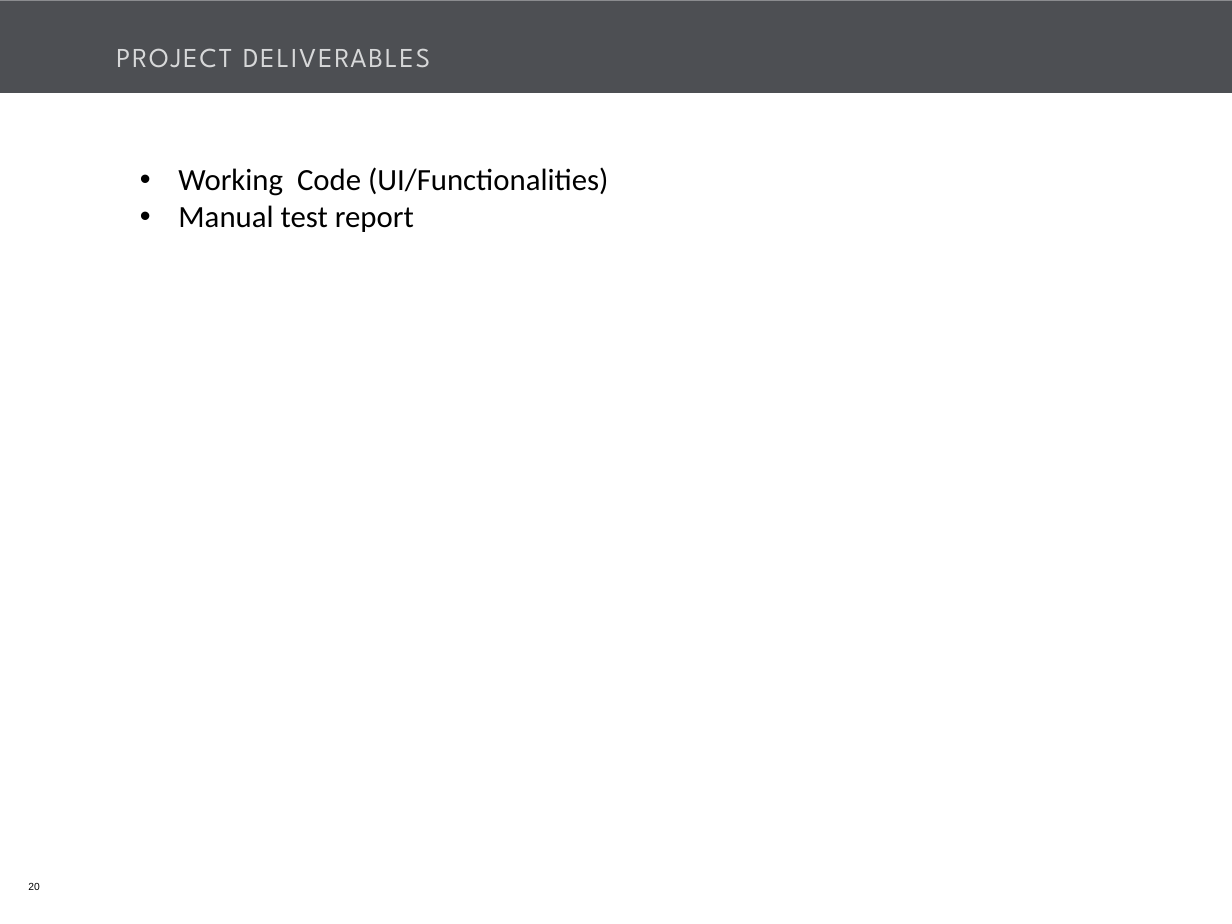
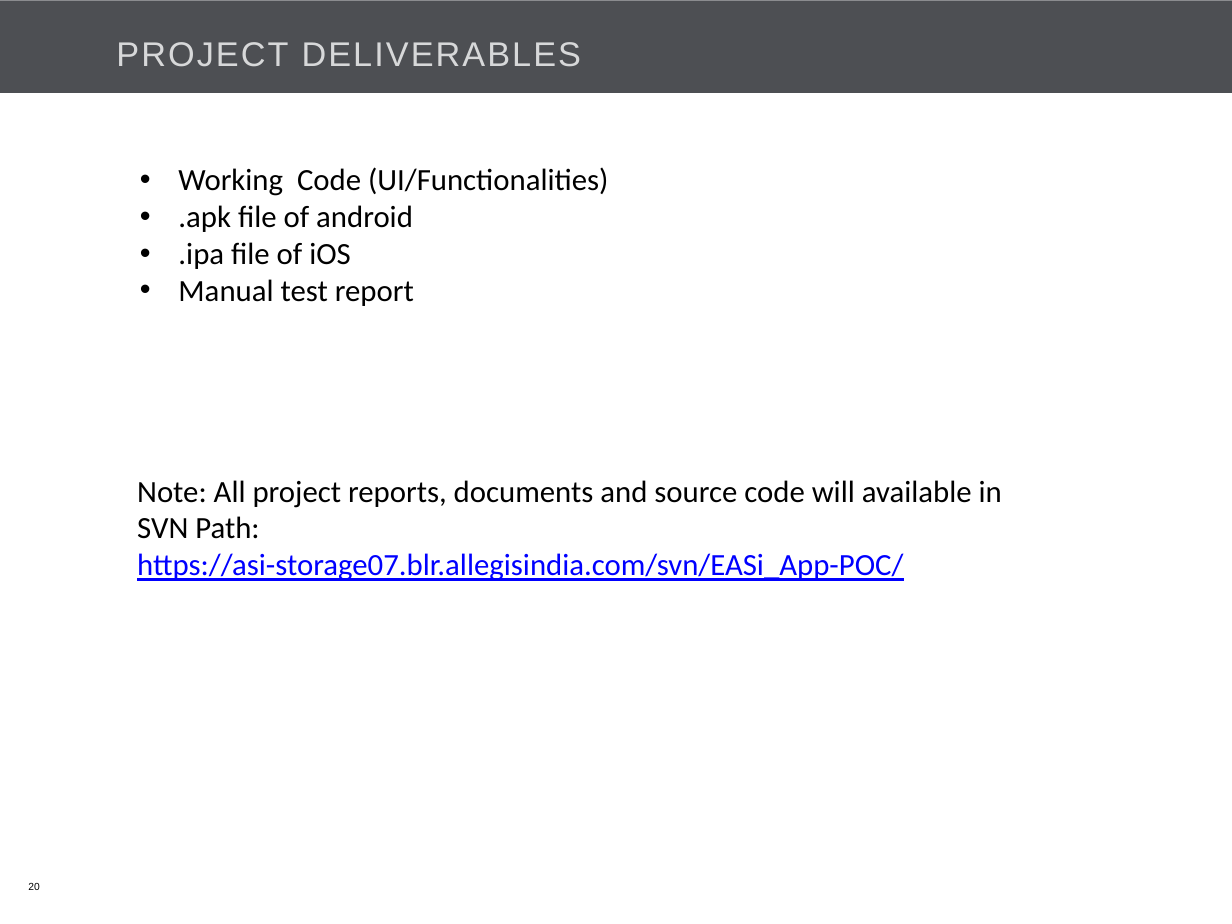
Before and after one commit to Bajarangi/demo, a slide deck: slide 20 of trunk/EasiCab/Documents/EASiCab_POC_kick off.pptx. Drawn at 1232x924 pixels with LibreOffice and Linux fonts; fonts in the diff are those of the drawing; background and template pictures are left out. Boxes give left, top, right and bottom in pixels: in the first picture for what was removed or moved away, otherwise in the second. Text is boxed around its words. In the diff, an @@ line names an element or a change of style, - is before the commit and + after.

```diff
--- a/trunk/EasiCab/Documents/EASiCab_POC_kick off.pptx
+++ b/trunk/EasiCab/Documents/EASiCab_POC_kick off.pptx
@@ title "PROJECT DELIVERABLES" at <box>116,42,582,67</box>: size 16 to 20 pt, font League Spartan to Arial @@
@@ text at <box>178,205,413,269</box>: paragraphs added @@
+• .apk file of android
+• .ipa file of iOS
@@ text added at <box>137,480,1002,581</box>, 18 pt, text #000000 @@
+Note: All project reports, documents and source code will available in SVN Path:
+https://asi-storage07.blr.allegisindia.com/svn/EASi_App-POC/
```
Also in this commit, not shown: 19 other slides changed, 1 slide added.
